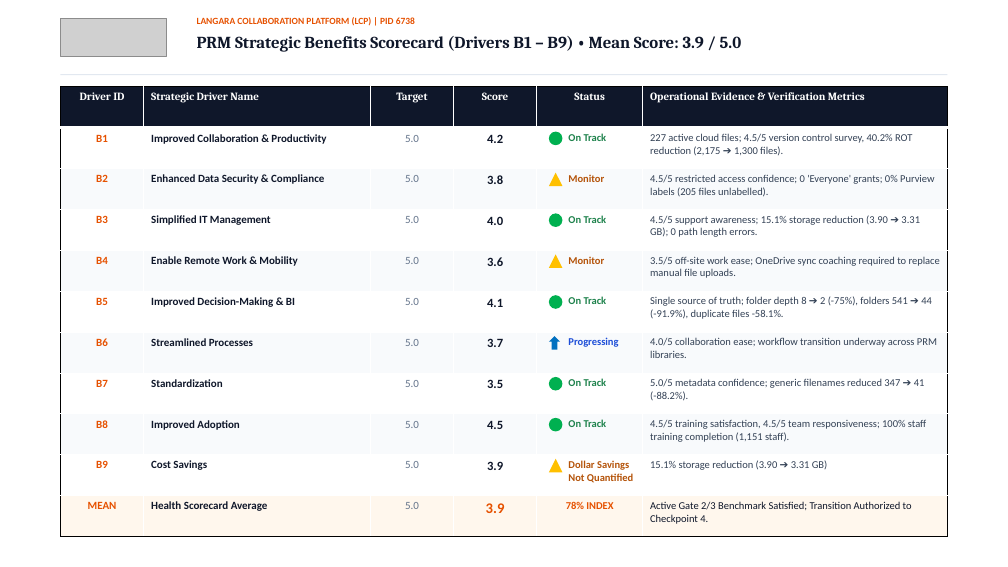
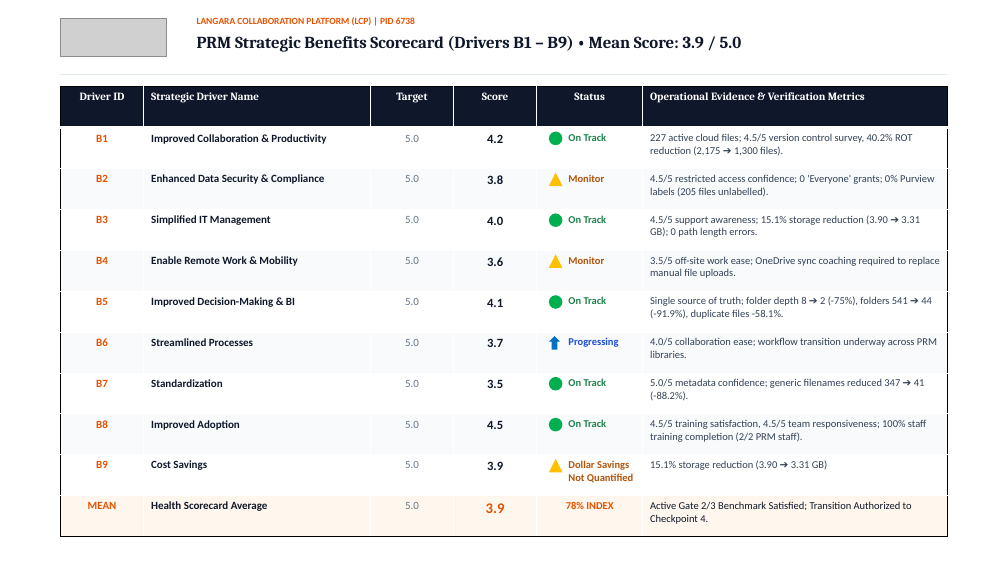
Before and after one commit to customcoder245/backend-tbd, a slide deck: slide 5 of src/templates/Langara_PRM_Master_Template.pptx. Drawn at 1008x567 pixels with LibreOffice and Linux fonts; fonts in the diff are those of the drawing; grey boxes stand for pictures; background and template pictures are left out. Boxes give left, top, right and bottom in pixels: in the first picture for what was removed or moved away, otherwise in the second. Text is boxed around its words. In the diff, an @@ line names an element or a change of style, - is before the commit and + after.

```diff
--- a/src/templates/Langara_PRM_Master_Template.pptx
+++ b/src/templates/Langara_PRM_Master_Template.pptx
@@ table at [60,87,948,554] @@
-row 9, column 6: 4.5/5 training satisfaction, 4.5/5 team responsiveness; 100% staff training completion (1,151 staff).
+row 9, column 6: 4.5/5 training satisfaction, 4.5/5 team responsiveness; 100% staff training completion (2/2 PRM staff).
```
Also in this commit, not shown: 1 other slide changed, 7 other files.
